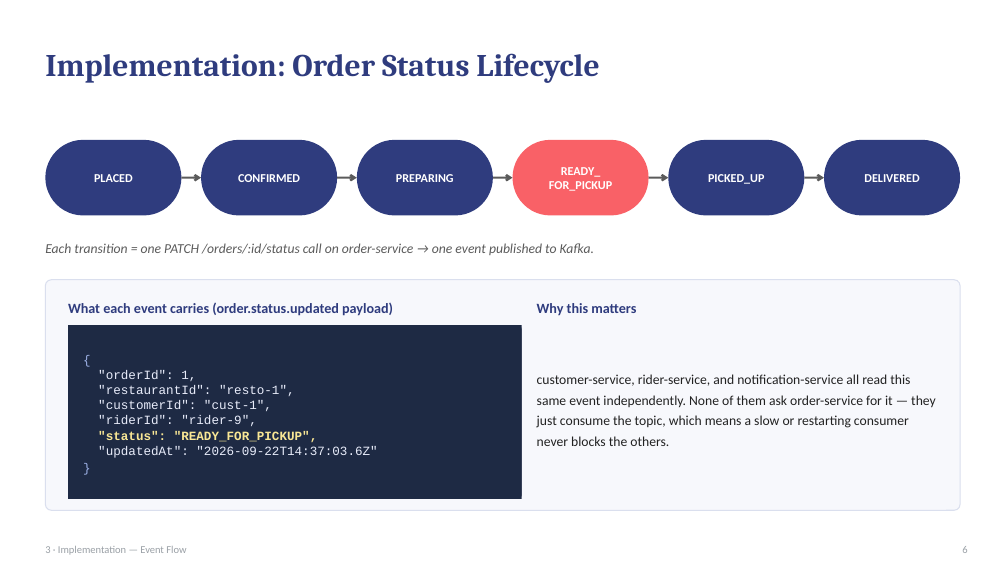
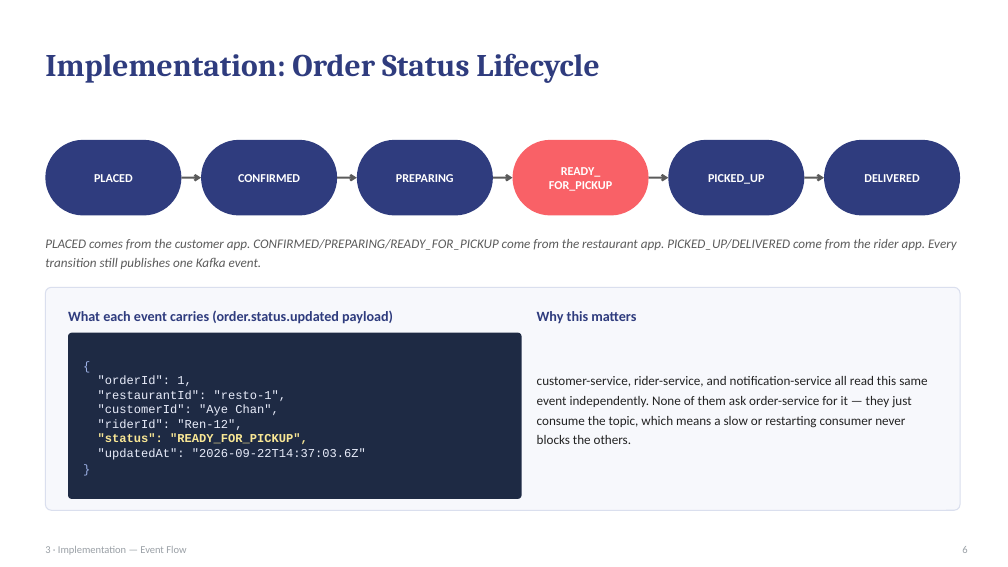
Before and after one commit to ZION-2005/Project2-Kafka-FoodDelivery, a slide deck: slide 5 of presentation/Project2-Kafka-FoodDelivery-Presentation.pptx. Drawn at 1008x567 pixels with LibreOffice and Linux fonts; fonts in the diff are those of the drawing. Boxes give left, top, right and bottom in pixels: in the first picture for what was removed or moved away, otherwise in the second. Text is boxed around its words. In the diff, an @@ line names an element or a change of style, - is before the commit and + after.

```diff
--- a/presentation/Project2-Kafka-FoodDelivery-Presentation.pptx
+++ b/presentation/Project2-Kafka-FoodDelivery-Presentation.pptx
@@ text at bbox=[45, 239, 957, 269]: text changed; size 13 to 12.5 pt @@
-Each transition = one PATCH /orders/:id/status call on order-service → one event published to Kafka.
+PLACED comes from the customer app. CONFIRMED/PREPARING/READY_FOR_PICKUP come from the restaurant app. PICKED_UP/DELIVERED come from the rider app. Every transition still publishes one Kafka event.
@@ rounded rectangle: place and size @@
-rounded rectangle at bbox=[45, 280, 960, 510]
+rounded rectangle at bbox=[45, 287, 960, 510]
@@ rounded rectangle at bbox=[45, 287, 960, 510]: proportions changed @@
@@ text "What each event carries (order.status.updated ...": place and size @@
-text "What each event carries (order.status.updated ..." at bbox=[68, 303, 393, 316]
+text "What each event carries (order.status.updated ..." at bbox=[68, 311, 393, 324]
@@ rounded rectangle removed at bbox=[68, 325, 522, 499] @@
@@ text "Why this matters": place and size @@
-text "Why this matters" at bbox=[537, 303, 636, 315]
+text "Why this matters" at bbox=[537, 311, 636, 323]
@@ rounded rectangle: place and size @@
-rounded rectangle at bbox=[68, 325, 522, 499]
+rounded rectangle at bbox=[68, 333, 522, 499]
@@ rounded rectangle at bbox=[68, 333, 522, 499]: rectangle to rounded rectangle @@
@@ text "customer-service, rider-service, and notification-service al ..." at bbox=[537, 376, 927, 444]: size 13 to 12.5 pt @@
@@ text in rounded rectangle at bbox=[83, 370, 377, 458]: text removed @@
-{
-"orderId": 1,
-"restaurantId": "resto-1",
-"customerId": "cust-1",
-"riderId": "rider-9",
-"status": "READY_FOR_PICKUP",
-"updatedAt": "2026-09-22T14:37:03.6Z"
-}
@@ text at bbox=[98, 376, 366, 460]: text changed; size 12 to 11.5 pt @@
-{
-"orderId": 1,
-"restaurantId": "resto-1",
-"customerId": "cust-1",
-"riderId": "rider-9",
-"status": "READY_FOR_PICKUP",
-"updatedAt": "2026-09-22T14:37:03.6Z"
-}
+{
+"orderId": 1,
+"restaurantId": "resto-1",
+"customerId": "Aye Chan",
+"riderId": "Ren-12",
+"status": "READY_FOR_PICKUP",
+"updatedAt": "2026-09-22T14:37:03.6Z"
+}
```
Also in this commit, not shown: 5 other slides changed, 1 slide added, 1 slide removed.
